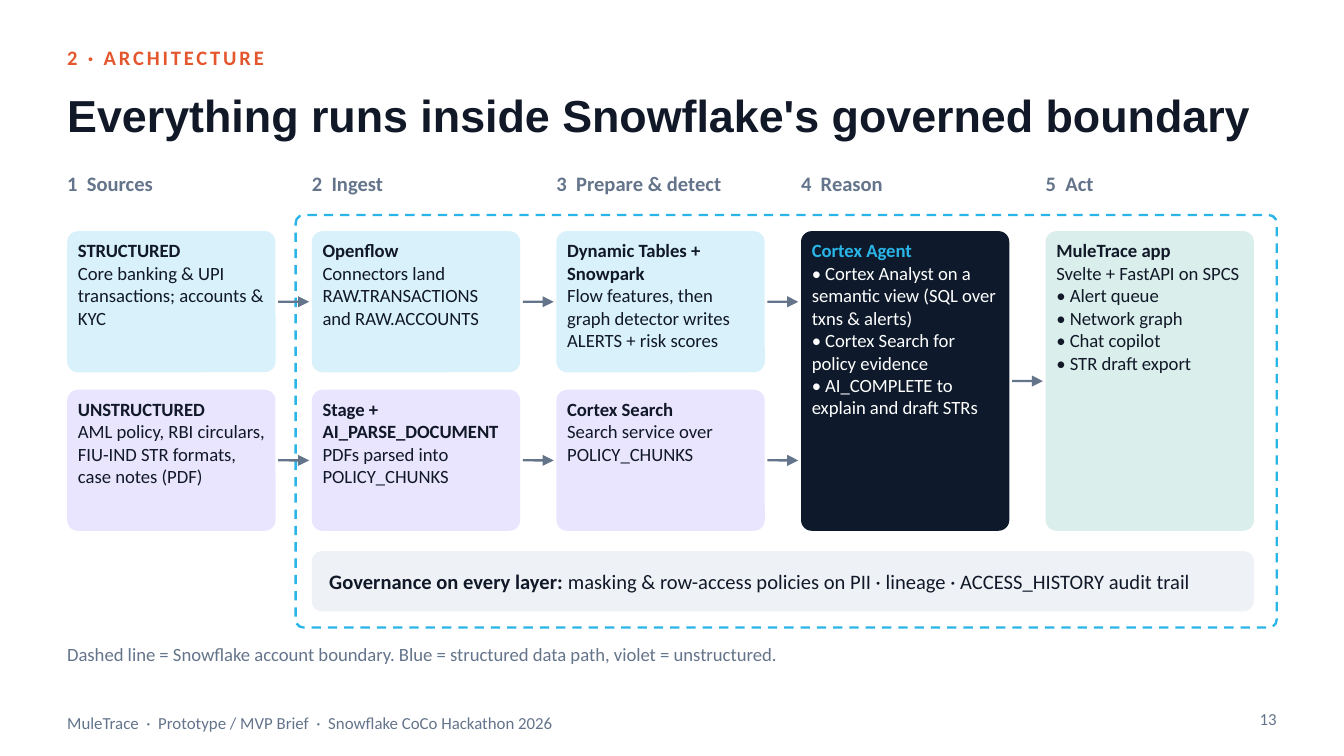
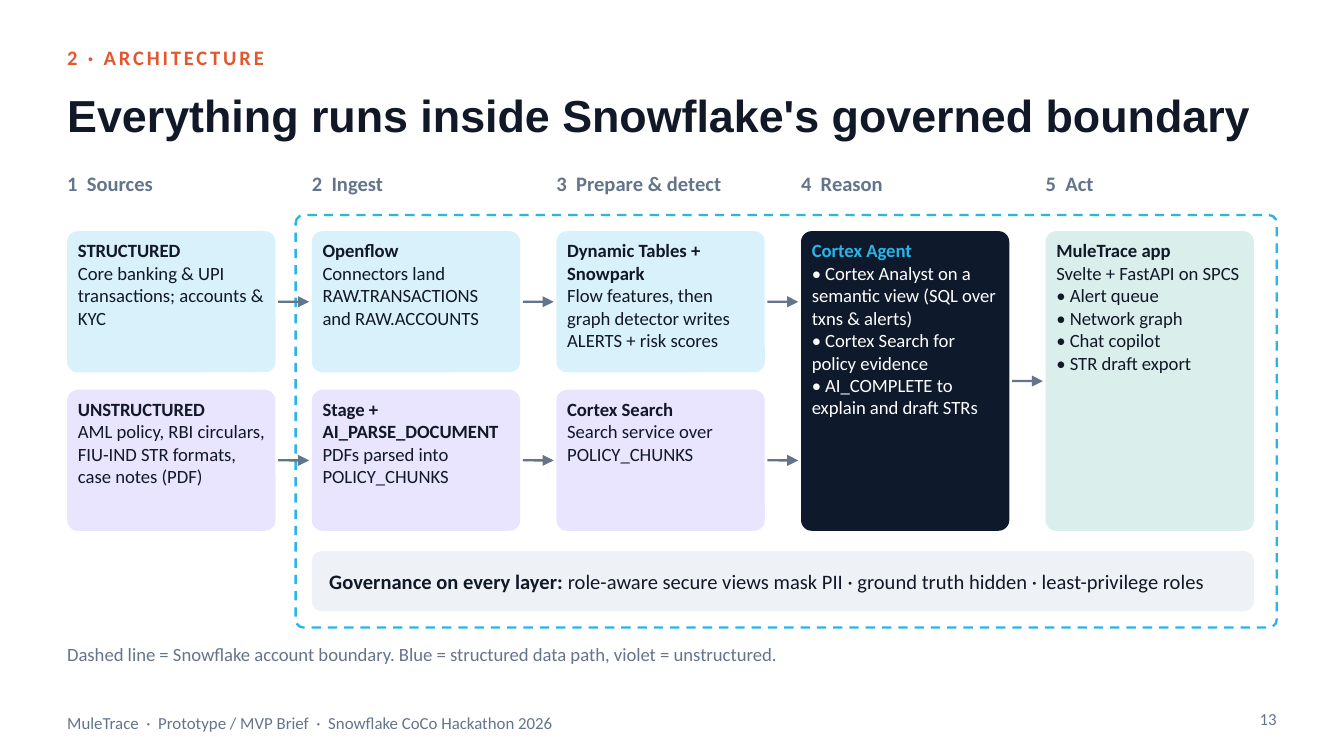
Before and after one commit to SwasthikaDev/SnowflakeCoCoCLI, a slide deck: slide 13 of deck/MuleTrace_MVP_Brief.pptx. Drawn at 1344x756 pixels with LibreOffice and Linux fonts; fonts in the diff are those of the drawing. Boxes give left, top, right and bottom in pixels: in the first picture for what was removed or moved away, otherwise in the second. Text is boxed around its words. In the diff, an @@ line names an element or a change of style, - is before the commit and + after.

```diff
--- a/deck/MuleTrace_MVP_Brief.pptx
+++ b/deck/MuleTrace_MVP_Brief.pptx
@@ text at (329, 574, 1204, 593): text changed @@
-Governance on every layer: masking & row-access policies on PII · lineage · ACCESS_HISTORY audit trail
+Governance on every layer: role-aware secure views mask PII · ground truth hidden · least-privilege roles
```
Also in this commit, not shown: 4 other slides changed, 10 other files.
